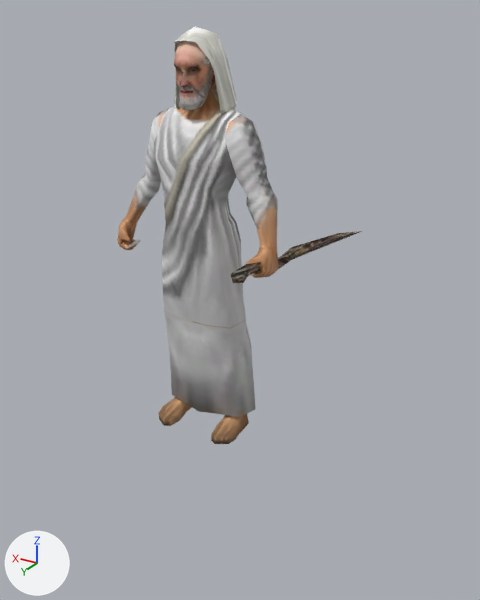
A saved change to the glTF model assets/models/units/mace_healer.glb.
One viewpoint serves both versions: a 50 mm camera at (-1.49, 2.47, 1.74) aimed at (0.01, -0.04, 0.49). Lighting does not change. The marker at lower left points along +X, +Y and +Z. The older version comes first. Where no turn or scale is listed for an object, it has been applied to the vertices. Vertices at exactly the same position are counted once.

Script lines for the objects in view, before the commit:
```python
me_mace_healer_part0 = bpy.data.meshes.new('mace_healer_part0')
me_mace_healer_part0.from_pydata(...)  # 413 vertices, 816 faces; spans x -0.38..0.38, y -0.15..0.16, z 0.0..1.51
me_mace_healer_part0.materials.append(mat_mat0)  # picture img_tex0
me_mace_healer_part1 = bpy.data.meshes.new('mace_healer_part1')
me_mace_healer_part1.from_pydata(...)  # 101 vertices, 188 faces; spans x -0.074..0.074, y -0.089..0.119, z 1.41..1.672
me_mace_healer_part1.materials.append(mat_mat1)  # picture img_tex1
me_mace_healer_part2 = bpy.data.meshes.new('mace_healer_part2')
me_mace_healer_part2.from_pydata(...)  # 19 vertices, 34 faces; spans x -0.385..-0.297, y -0.84..0.285, z 0.753..0.905
me_mace_healer_part2.materials.append(mat_mat2)  # picture img_tex2
me_mace_healer_part3 = bpy.data.meshes.new('mace_healer_part3')
me_mace_healer_part3.from_pydata(...)  # 59 vertices, 72 faces; spans x -0.144..0.144, y -0.135..0.087, z 1.32..1.7
me_mace_healer_part3.materials.append(mat_mat3)  # picture img_tex3
ob_mace_healer_part0 = bpy.data.objects.new('mace_healer_part0', me_mace_healer_part0)
ob_mace_healer_part0.location = (0.004, 0.277, 0.0)
ob_mace_healer_part1 = bpy.data.objects.new('mace_healer_part1', me_mace_healer_part1)
ob_mace_healer_part1.location = (0.004, 0.277, 0.0)
ob_mace_healer_part2 = bpy.data.objects.new('mace_healer_part2', me_mace_healer_part2)
ob_mace_healer_part2.location = (0.004, 0.277, 0.0)
ob_mace_healer_part3 = bpy.data.objects.new('mace_healer_part3', me_mace_healer_part3)
ob_mace_healer_part3.location = (0.004, 0.277, 0.0)
```
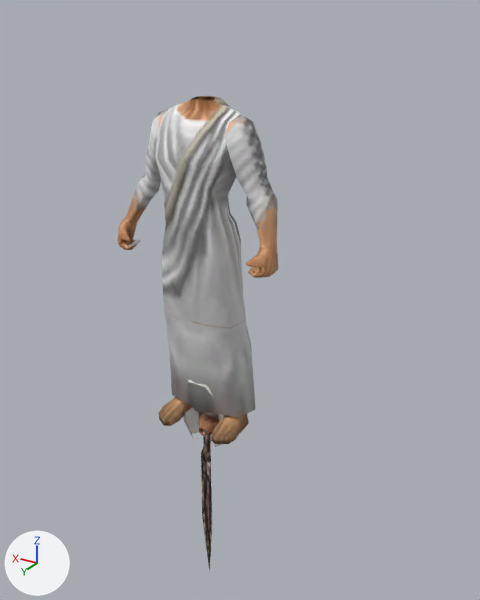
Location of each change, [x1, y1, x2, y2] in pixels of the pictures (480 x 600 px):
'mace_healer_part1', moved, turned
    before: [174, 41, 216, 111]
    after: [194, 409, 219, 435]
'mace_healer_part3', moved, turned
    before: [174, 26, 237, 114]
    after: [183, 380, 225, 447]
'mace_healer_part2', deleted (brown)
    before: [230, 231, 362, 283]
'tool_Weapon', added
    after: [201, 429, 212, 572]

The change in detail:
me_mace_healer_part1 is used by ob_mace_healer_part1; location (0.004, 0.277, 0.0).
me_mace_healer_part1 had 101 vertices, 188 faces and spanned x -0.074..0.074, y -0.089..0.119, z 1.41..1.672.
me_mace_healer_part1 now has 101 vertices, 188 faces and spans x -0.074..0.074, y -0.195..0.052, z -0.095..0.125.
me_mace_healer_part1 part 1: the whole mesh is turned 98.2 degrees about the x axis through its middle, then moved by (0.0, -0.082, -1.525).
me_mace_healer_part3 is used by ob_mace_healer_part3; location (0.004, 0.277, 0.0).
me_mace_healer_part3 had 59 vertices, 72 faces and spanned x -0.144..0.144, y -0.135..0.087, z 1.32..1.7.
me_mace_healer_part3 now has 59 vertices, 72 faces and spans x -0.144..0.144, y -0.119..0.08, z -0.123..0.266.
me_mace_healer_part3 part 2: the whole mesh is turned 8.2 degrees about the x axis through its middle, then moved by (0.0, 0.015, -1.438).
Mesh me_mace_healer_part2_1 is new.
It has 19 vertices, 34 faces and spans x -0.024..0.024, y -0.047..0.036, z -0.919..0.215.
It uses material mat_mat2 (picture img_tex2).
Object 'mace_healer_part2' (ob_mace_healer_part2) is deleted.
Object 'tool_Weapon' (ob_tool_weapon) is new; it shows me_mace_healer_part2_1.
Its location is (0.004, 0.277, 0.0).
